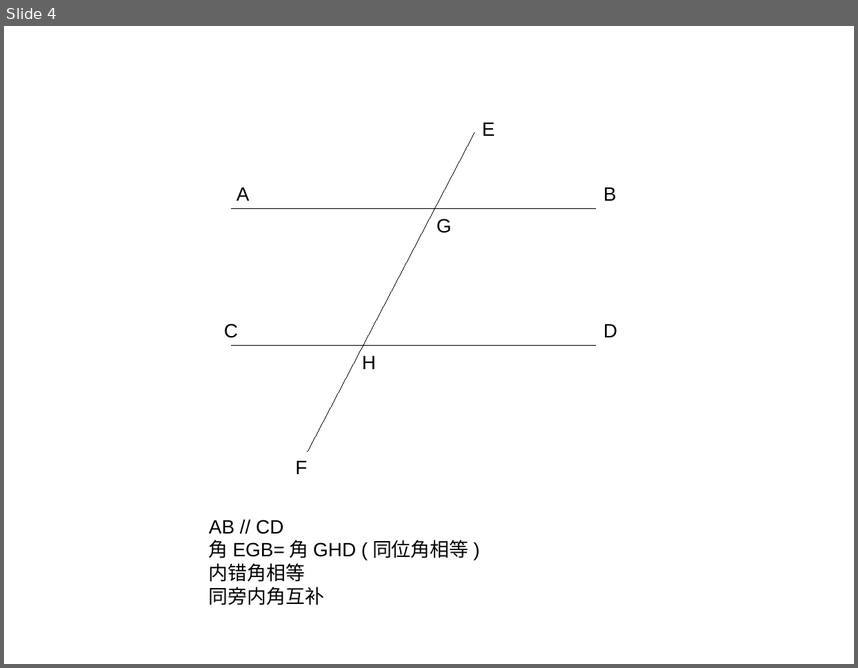
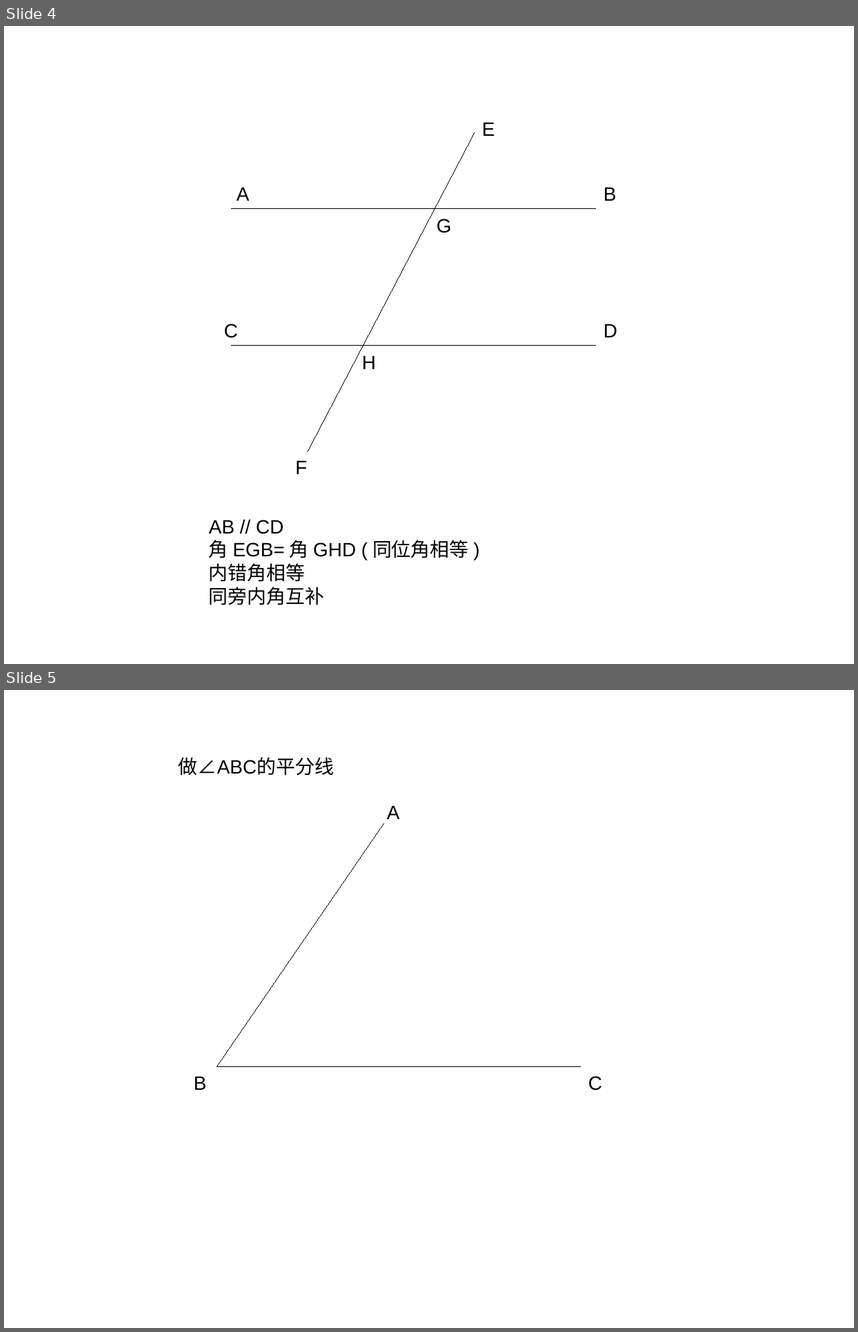
Before and after one commit to ericzhang/english-math, a slide deck: 2025-03-02/parallel.odp. Shown one above the other, each under a label of ours: slide 4 before the commit, slides 4 and 5 after it. The pictures are 858x668 and 858x1332 pixels, drawn with LibreOffice and Linux fonts; fonts in the diff are those of the drawing. Boxes give left, top, right and bottom in pixels: in the first picture for what was removed or moved away, otherwise in the second. Text is boxed around its words. In the diff, an @@ line names an element or a change of style, - is before the commit and + after.

```diff
--- a/2025-03-02/parallel.odp
+++ b/2025-03-02/parallel.odp
@@ slide 5 added at (4, 690, 854, 1328), background #FFFFFF @@
@@ text added at (179, 757, 334, 776), 18 pt, text #000000 @@
+做∠ABC的平分线
@@ text added at (387, 805, 400, 819), 18 pt, text #000000 @@
+A
@@ line added from (383, 823) to (217, 1067), #000000 0 pt @@
@@ text added at (194, 1076, 207, 1090), 18 pt, text #000000 @@
+B
@@ line added from (217, 1067) to (581, 1067), #000000 0 pt @@
@@ text added at (588, 1076, 602, 1090), 18 pt, text #000000 @@
+C
```
Also in this commit, not shown: 1 slide changed, 3 other slides added, 7 other files.
